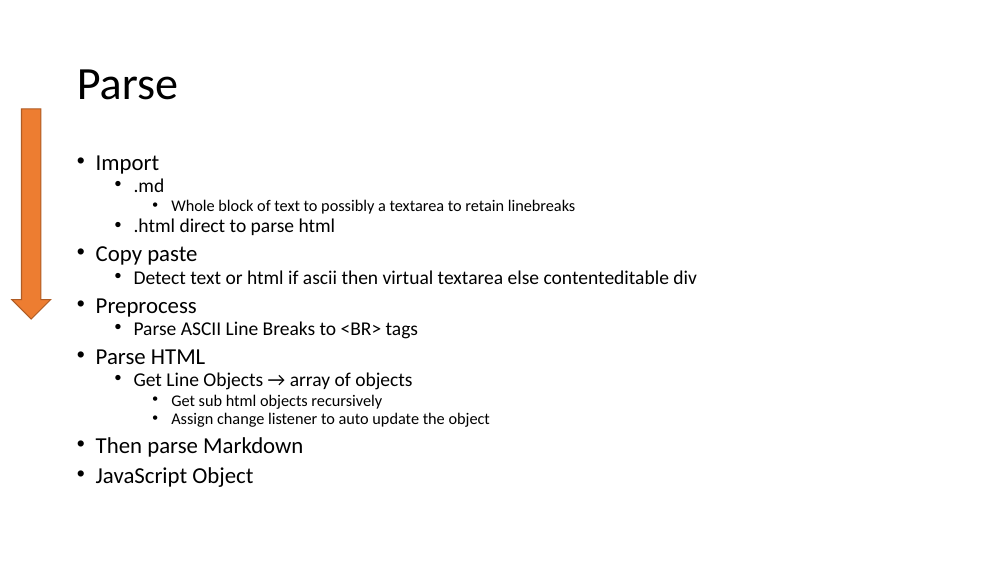
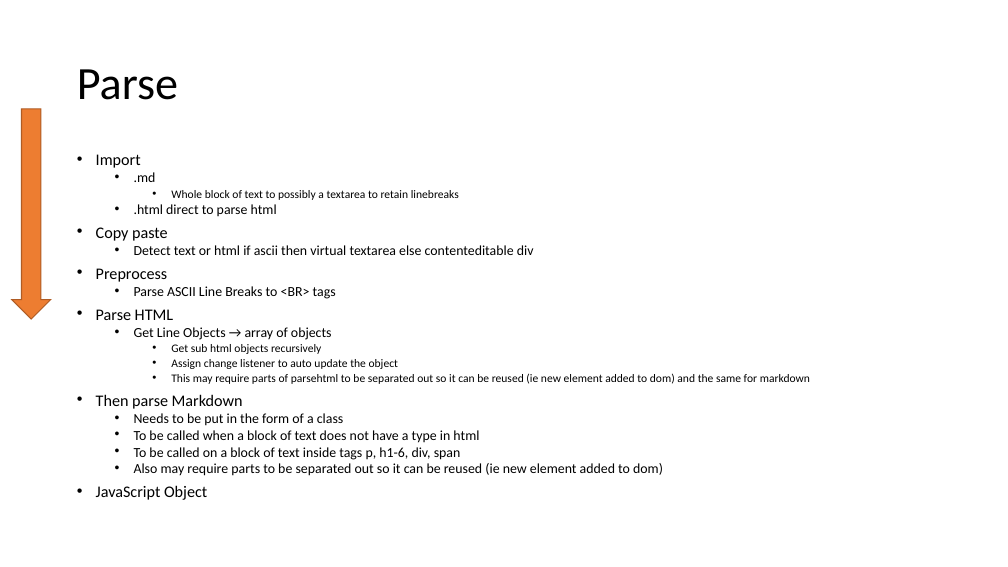
Before and after one commit to ctrachte/SpaghEditor, a slide deck: slide 1 of Process.pptx. Drawn at 1008x567 pixels with LibreOffice and Linux fonts; fonts in the diff are those of the drawing. Boxes give left, top, right and bottom in pixels: in the first picture for what was removed or moved away, otherwise in the second. Text is boxed around its words. In the diff, an @@ line names an element or a change of style, - is before the commit and + after.

```diff
--- a/Process.pptx
+++ b/Process.pptx
@@ text at box(96, 154, 534, 500): size 21.7 to 15.4 pt in "Import", "Copy paste", "Preprocess", "Parse HTML" and 2 more places; size 18.6 to 13.2 pt in ".md", ".html direct to parse html", "Detect text or html if ascii then ...", "Parse ASCII Line Breaks to <BR> tags" and 1 more places; size 15.5 to 11 pt in "Whole block of text to possibly a ...", "Get sub html objects recursively", "Assign change listener to auto update the ..." @@
@@ text at box(171, 373, 810, 384): paragraph added @@
+    • This may require parts of parsehtml to be separated out so it can be reused (ie new element added to dom) and the same for markdown
@@ text at box(134, 413, 663, 476): paragraphs added @@
+  • Needs to be put in the form of a class
+  • To be called when a block of text does not have a type in html
+  • To be called on a block of text inside tags p, h1-6, div, span
+  • Also may require parts to be separated out so it can be reused (ie new element added to dom)
```
Also in this commit, not shown: 1 other slide changed, 1 slide added, 2 other files.
